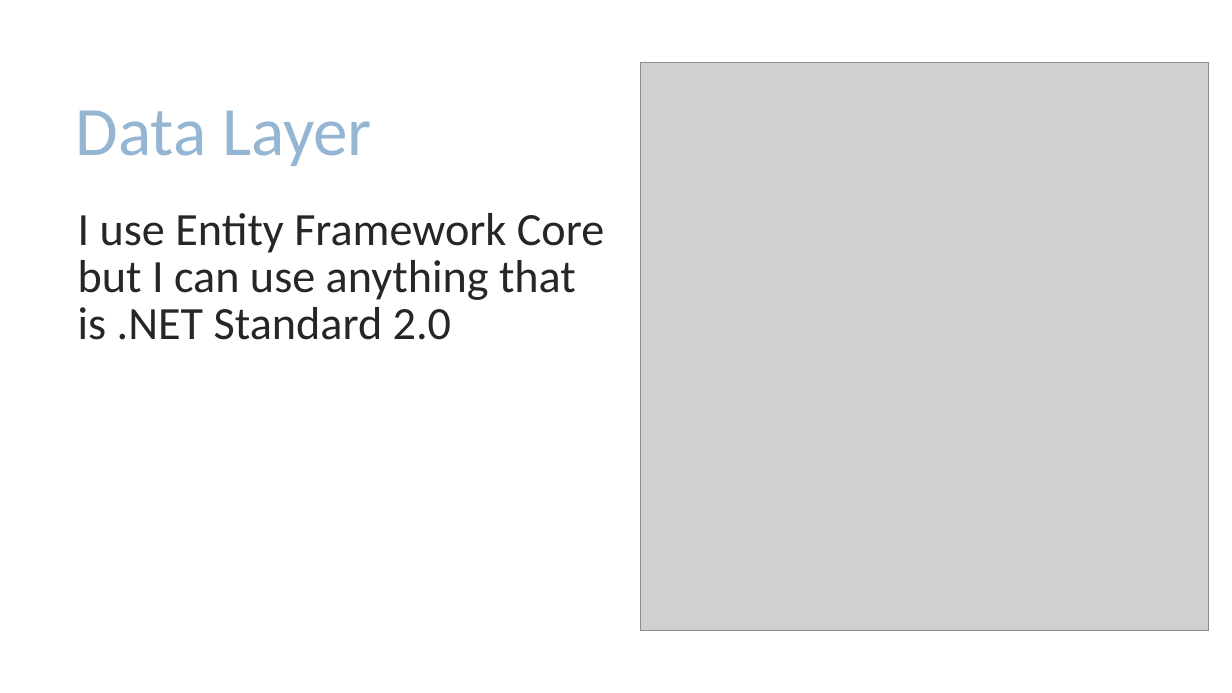
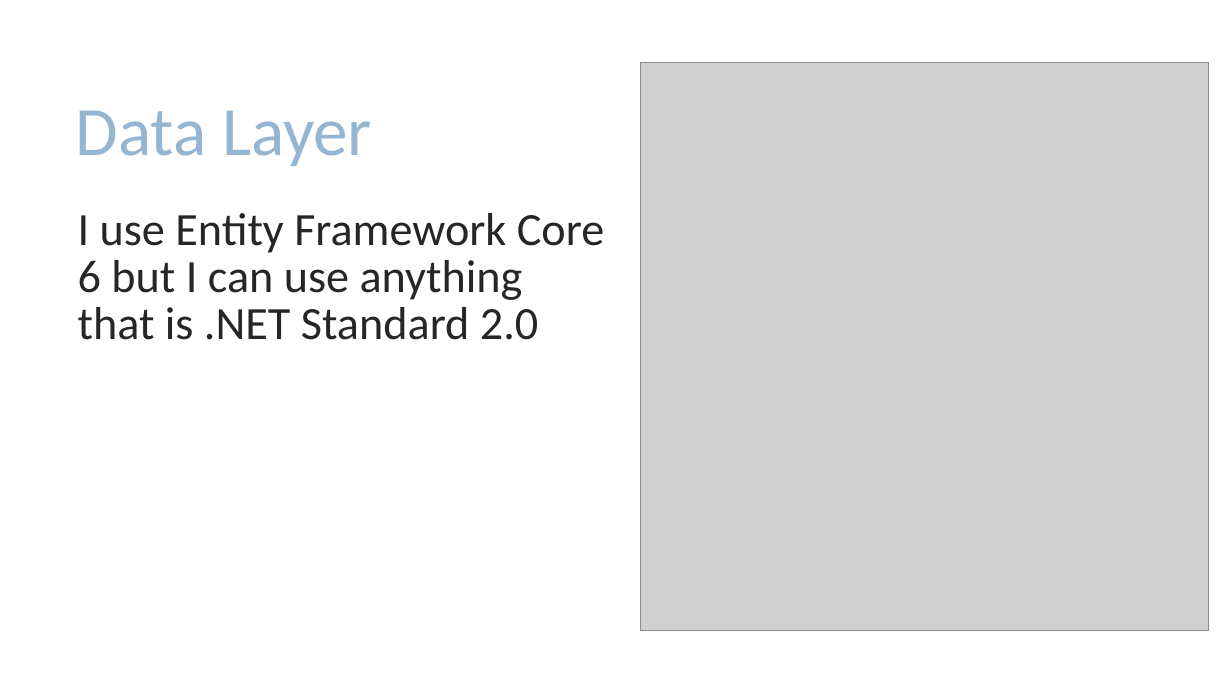
Before and after one commit to cwoodruff/aspnet-6-web-api-workshop, a slide deck: slide 14 of module-1/01-04 Designing the NTier Web API/01-04 Designing the NTier Web API.pptx (slide 15 before the commit). Drawn at 1232x693 pixels with LibreOffice and Linux fonts; fonts in the diff are those of the drawing; grey boxes stand for pictures. Boxes give left, top, right and bottom in pixels: in the first picture for what was removed or moved away, otherwise in the second. Text is boxed around its words. In the diff, an @@ line names an element or a change of style, - is before the commit and + after.

```diff
--- a/module-1/01-04 Designing the NTier Web API/01-04 Designing the NTier Web API.pptx
+++ b/module-1/01-04 Designing the NTier Web API/01-04 Designing the NTier Web API.pptx
@@ text at [78, 213, 604, 340]: text changed @@
-I use Entity Framework Core but I can use anything that is .NET Standard 2.0
+I use Entity Framework Core 6 but I can use anything that is .NET Standard 2.0
```
Also in this commit, not shown: 2 other slides changed, 1 slide removed, 13 other files.
